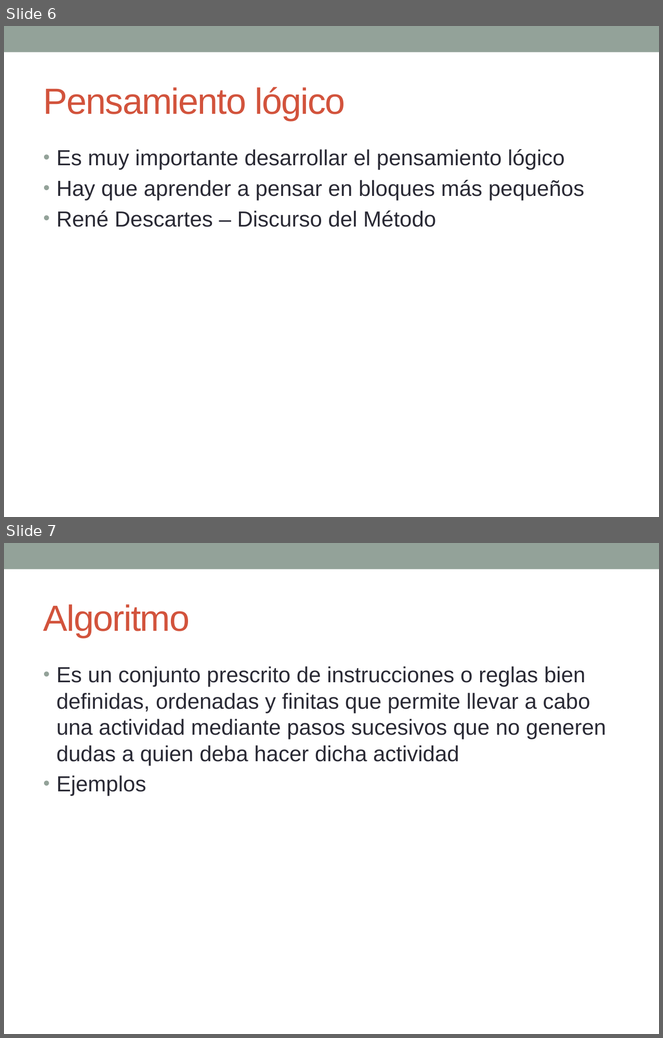
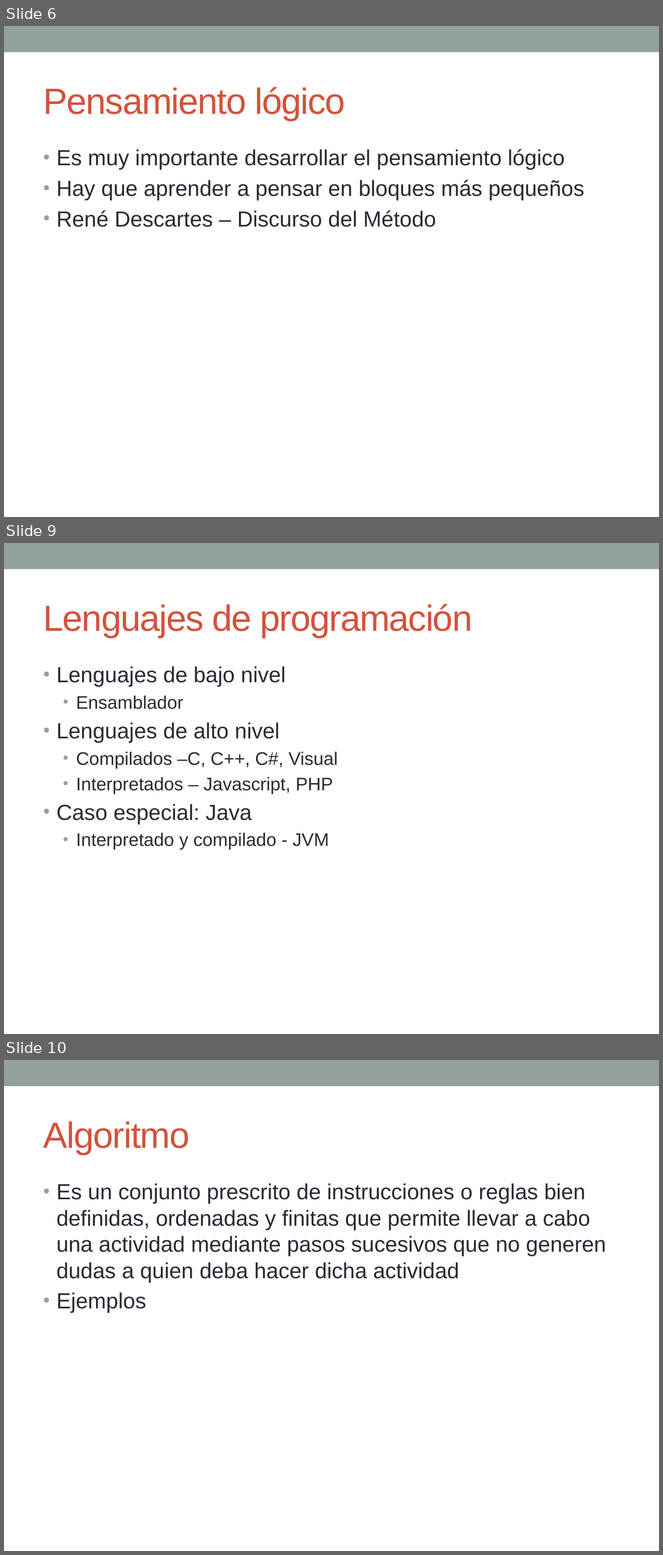
Before and after one commit to esolorzanob/UPI_Introduccion, a slide deck: Semana 1.pptx. Shown one above the other, each under a label of ours: slides 6 and 7 before the commit, slides 6, 9 and 10 after it; the slides between them are not shown. The pictures are 663x1038 and 663x1555 pixels, drawn with LibreOffice and Linux fonts; fonts in the diff are those of the drawing. Boxes give left, top, right and bottom in pixels: in the first picture for what was removed or moved away, otherwise in the second. Text is boxed around its words. In the diff, an @@ line names an element or a change of style, - is before the commit and + after.

```diff
--- a/Semana 1.pptx
+++ b/Semana 1.pptx
@@ slide 9 added at box(4, 543, 659, 1034), background #FFFFFF; not listed: 1 template element that a slide beside it also shows @@
@@ title added at box(44, 604, 473, 638), 40 pt, text #D2533C @@
+Lenguajes de programación
@@ text added at box(57, 666, 338, 850), 20 pt, text #292934 @@
+• Lenguajes de bajo nivel
+  • Ensamblador
+• Lenguajes de alto nivel
+  • Compilados –C, C++, C#, Visual
+  • Interpretados – Javascript, PHP
+• Caso especial: Java
+  • Interpretado y compilado - JVM
@@ what was slide 7 is now slide 10 @@
```
Also in this commit, not shown: 1 slide changed, 2 other slides added, 1 other file.
